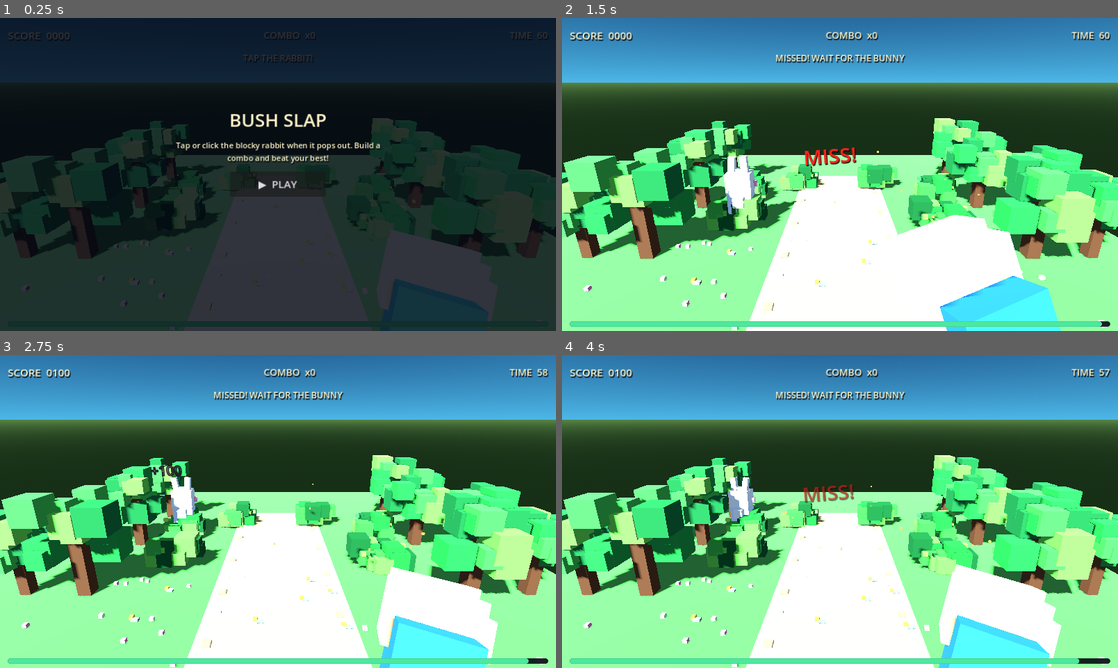
Above: before the commit, frames 1-4 (two rows, left to right).
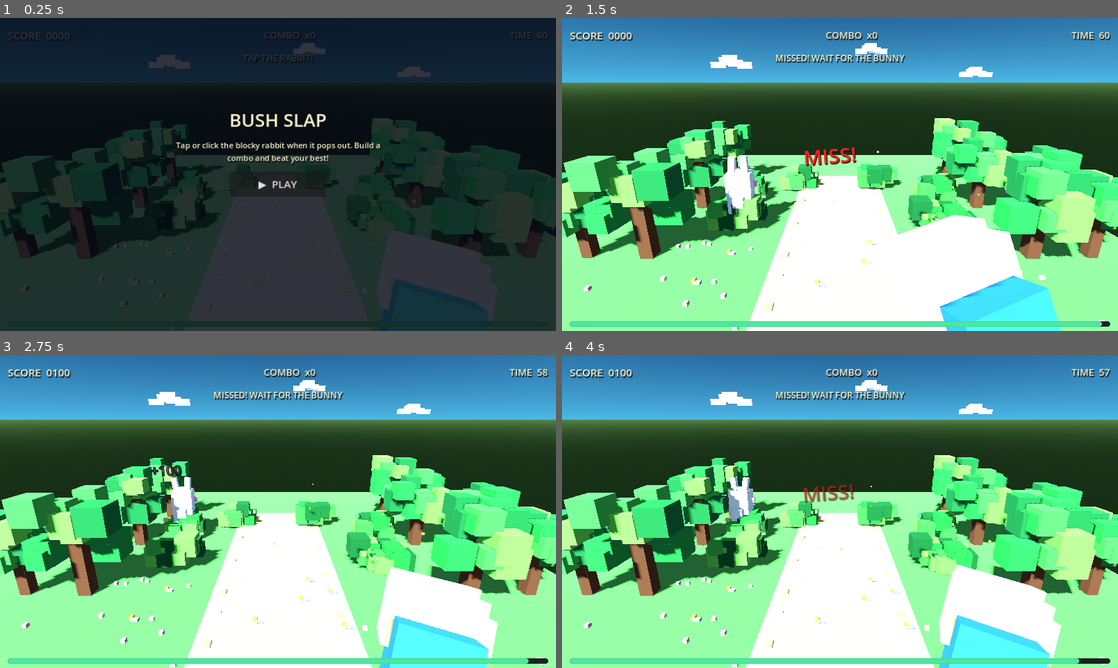
Above: after the commit, the same moments.

Repository: shaquib01/bush-slap
Game: Godot game, scene res://scenes/main.tscn
The game is run twice, just before and just after one commit, with the same random seed, the same clock (stepped at 60 frames per second) and the same inputs.
Inputs (mouse positions are in pixels of both pictures, inside the frame that each line leads up to):
- Up to frame 1 (0.25 s): no input
- Up to frame 2 (1.5 s): click "▶ PLAY" at 0.5 s; tap Enter at 1.25, 1.35 s; move the mouse to (962, 158) at 1.27 s; click (962, 158) at 1.42 s
- Up to frame 3 (2.75 s): tap Space at 1.52, 2.27 s; move the mouse to (166, 527) at 2.02 s; tap Keypad Enter at 2.1 s; click (166, 527) at 2.17 s
- Up to frame 4 (4 s): move the mouse to (895, 442) at 2.77 s; tap Enter at 2.85 s; click (895, 442) at 2.92 s; move the mouse to (812, 574) at 3.52 s; tap Keypad Enter at 3.6 s; click (812, 574) at 3.67 s; tap Space at 3.77 s

The runs differ from the first frame. In frame 1, 0.5% of the frame differs, in the area x 26-78%, y 8-19%; in frame 2, 0.5%; in frame 3, 0.5%; in frame 4, 0.5%.

Commit message:
Add layered voxel clouds to garden sky

Diff:
--- a/godot/scripts/main.gd
+++ b/godot/scripts/main.gd
@@ -127,6 +127,10 @@
 	for x in [-8.0, -6.1, 6.1, 8.0]:
 		for z in [-5.0, -1.0, 3.0]:
 			_make_tree(Vector3(x, 0, z), 0.8 if absf(x) > 7.0 else 1.0)
+	# Layered floating voxel clouds frame the sky and add depth to the comic-book garden.
+	_make_cloud(Vector3(-5.8, 6.2, -5.8), 1.0)
+	_make_cloud(Vector3(1.8, 7.0, -7.0), 0.82)
+	_make_cloud(Vector3(7.0, 5.7, -4.8), 0.72)
 	# Six bushes define easy-to-read rabbit spawn zones.
 	bush_positions = [
 		Vector3(-4.5, 0.0, -2.0), Vector3(-2.0, 0.0, -3.7),
@@ -373,6 +377,23 @@
 		var size := rng.randf_range(0.45, 0.9) * scale_factor
 		_add_box(world_root, origin + Vector3(cos(angle) * radius, height, sin(angle) * radius), Vector3.ONE * size, greens[i % greens.size()])
 
+func _make_cloud(origin: Vector3, scale_factor: float) -> void:
+	# Stepped cubes give the sky a deliberately handmade voxel silhouette.
+	var cloud_blocks: Array[Vector3] = [
+		Vector3(-0.72, 0.0, 0.0), Vector3(-0.25, 0.20, 0.0),
+		Vector3(0.22, 0.08, 0.0), Vector3(0.68, -0.02, 0.0),
+		Vector3(-0.08, 0.30, 0.0)
+	]
+	for i in range(cloud_blocks.size()):
+		var block_size := Vector3(0.82, 0.34, 0.42) * scale_factor
+		if i == 1 or i == 4:
+			block_size.y *= 1.18
+		var block := _add_box(world_root, origin + cloud_blocks[i] * scale_factor, block_size, Color(0.78, 0.91, 1.0))
+		var cloud_material := (block.material_override as StandardMaterial3D).duplicate() as StandardMaterial3D
+		cloud_material.transparency = BaseMaterial3D.TRANSPARENCY_ALPHA
+		cloud_material.albedo_color = Color(0.78, 0.91, 1.0, 0.76)
+		block.material_override = cloud_material
+
 func _make_bush(origin: Vector3) -> void:
 	var greens := [Color(0.07, 0.32, 0.13), Color(0.12, 0.48, 0.17), Color(0.22, 0.62, 0.20), Color(0.37, 0.74, 0.24)]
 	for i in range(13):
